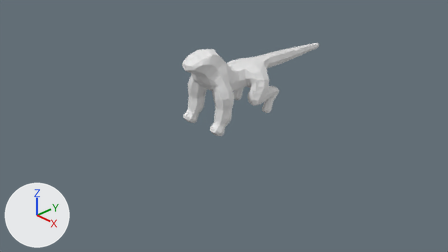
Two versions of the Blender file modelling/Monster Course.blend, one commit apart.
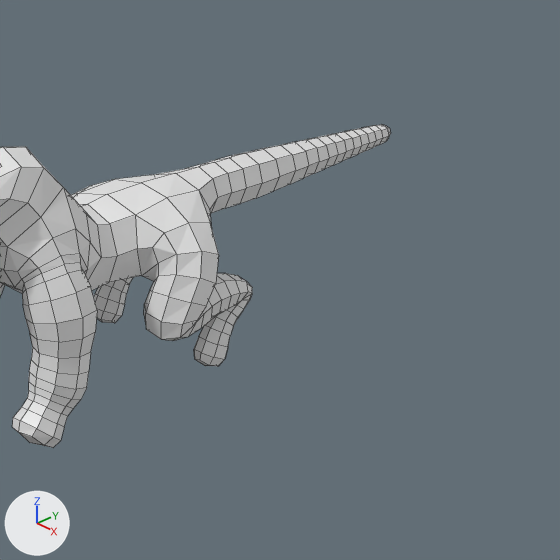
Each version is shown from the file's camera 'Camera', then close up on the part from 46% to 82% of the width and 3% to 67% of the height. The axes (+X, +Y, +Z) are drawn at lower left. The lights are the same throughout. The close-ups show mesh edges as thin lines.
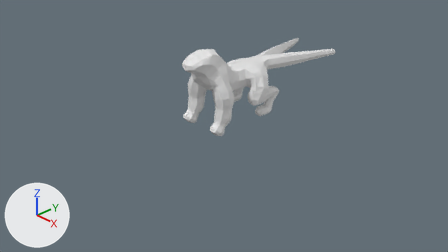
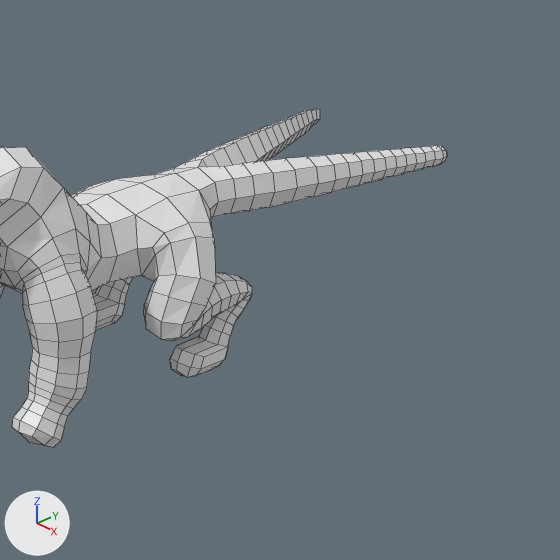
Commit message: Created second tail and temporary foot before rotating leg

What differs and where, as boxes (x1, y1, x2, y2) in the close-ups (560 x 560 px):
'Plane', reshaped, modifiers changed
    before: (0, 124, 391, 448)
    after: (0, 108, 447, 448)
part 1 of me_plane, cut back
    before: (0, 124, 391, 323)
    after: (0, 108, 447, 293)
part 2 of me_plane, built on
    before: (194, 337, 228, 366)
    after: (93, 294, 228, 378)

The edits, one by one:
me_plane is used by ob_plane; location (0.0, 0.0, 0.0).
me_plane had 843 vertices, 843 faces and spanned x -0.55..0.55, y -0.87..2.6, z 0.03..1.49.
me_plane now has 480 vertices, 465 faces and spans x 0.0..0.55, y -0.87..2.53, z 0.03..1.49.
me_plane part 1: 65 vertices moved from x 0.0..0.49, y 0.35..2.21, z 0.6..1.04 to x 0.0..0.44, y 0.34..2.15, z 0.61..1.04; 434 vertices removed from x -0.55..0.08, y -0.81..2.6, z 0.03..1.45; 59 vertices added at x 0.0..0.51, y -0.44..2.53, z 0.62..1.19.
me_plane part 2: 3 vertices moved from x 0.35..0.41, y 0.63..0.68, z 0.11..0.21 to x 0.32..0.41, y 0.48..0.68, z 0.09..0.27; 4 vertices removed from x 0.34..0.47, y 0.62..0.66, z 0.14..0.21; 16 vertices added at x 0.3..0.48, y 0.45..0.66, z 0.11..0.27.
Object 'Plane' (ob_plane) gains a MIRROR modifier named 'Mirror'.
Modifier setting: use_clip = True.
